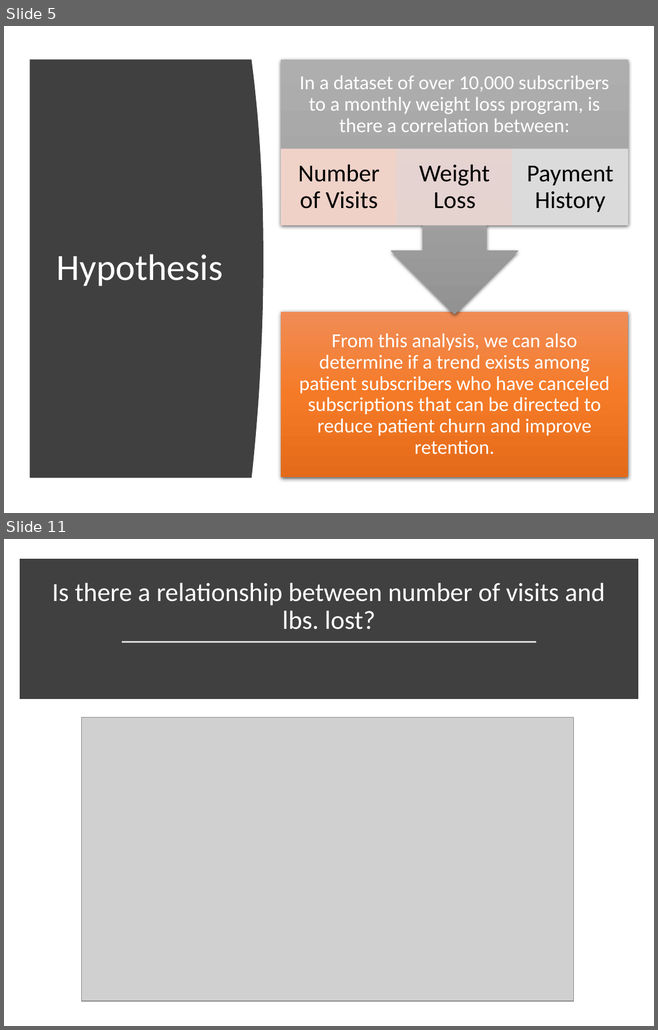
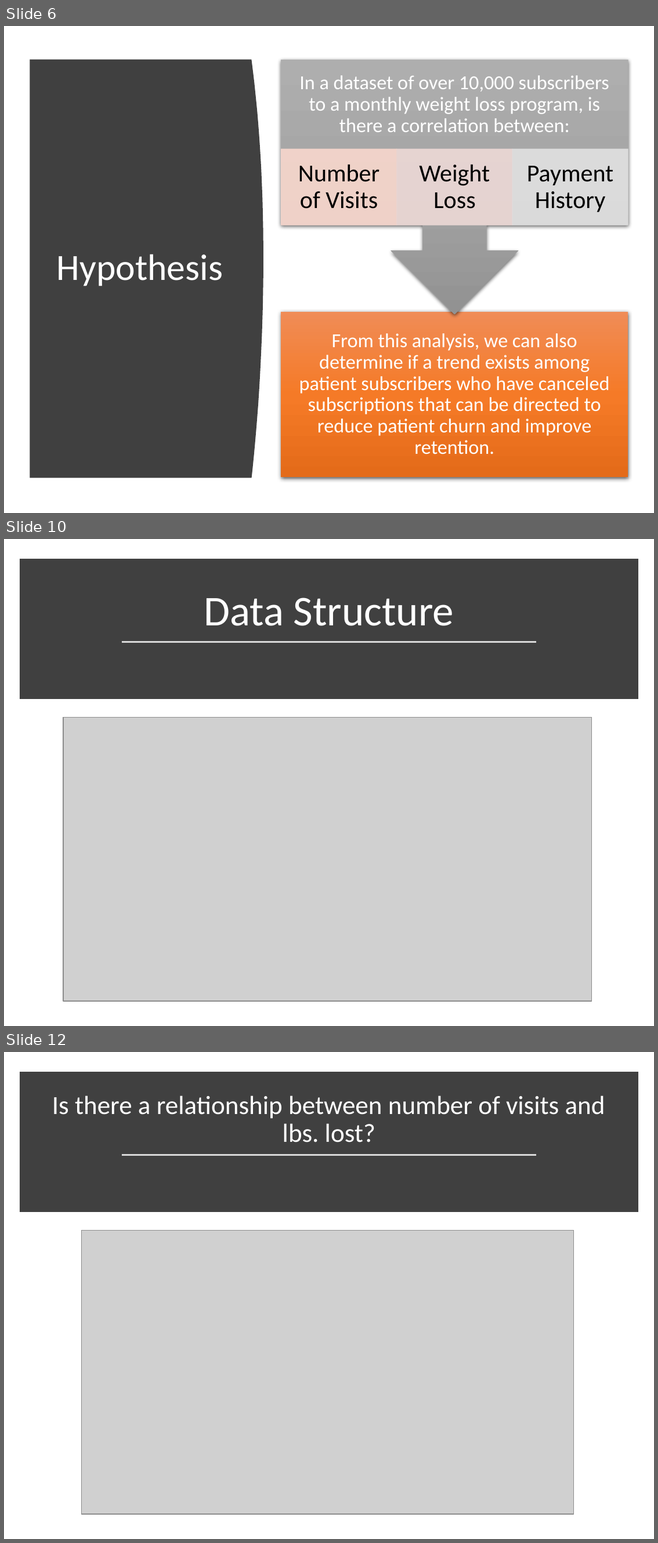
Before and after one commit to MarkovCredit/FinalPush_Churn, a slide deck: project outline.pptx. Shown one above the other, each under a label of ours: slides 5 and 11 before the commit, slides 6, 10 and 12 after it; the slides between them are not shown. The pictures are 658x1030 and 658x1543 pixels, drawn with LibreOffice and Linux fonts; fonts in the diff are those of the drawing; grey boxes stand for pictures. Boxes give left, top, right and bottom in pixels: in the first picture for what was removed or moved away, otherwise in the second. Text is boxed around its words. In the diff, an @@ line names an element or a change of style, - is before the commit and + after.

```diff
--- a/project outline.pptx
+++ b/project outline.pptx
@@ slide 10 added at [4, 539, 654, 1026], background #FFFFFF @@
@@ rectangle added at [24, 564, 633, 695], fill #404040, outline #404040 10 pt @@
@@ title added at [204, 598, 453, 626], 47 pt, text #FFFFFF @@
+Data Structure
@@ line added from (122, 642) to (536, 642), #D9D9D9 1.75 pt @@
@@ picture added at [63, 717, 591, 1001] @@
@@ what was slide 5 is now slide 6 @@
@@ what was slide 11 is now slide 12 @@
```
Also in this commit, not shown: 5 slides changed, 3 other slides added, 1 slide removed.
